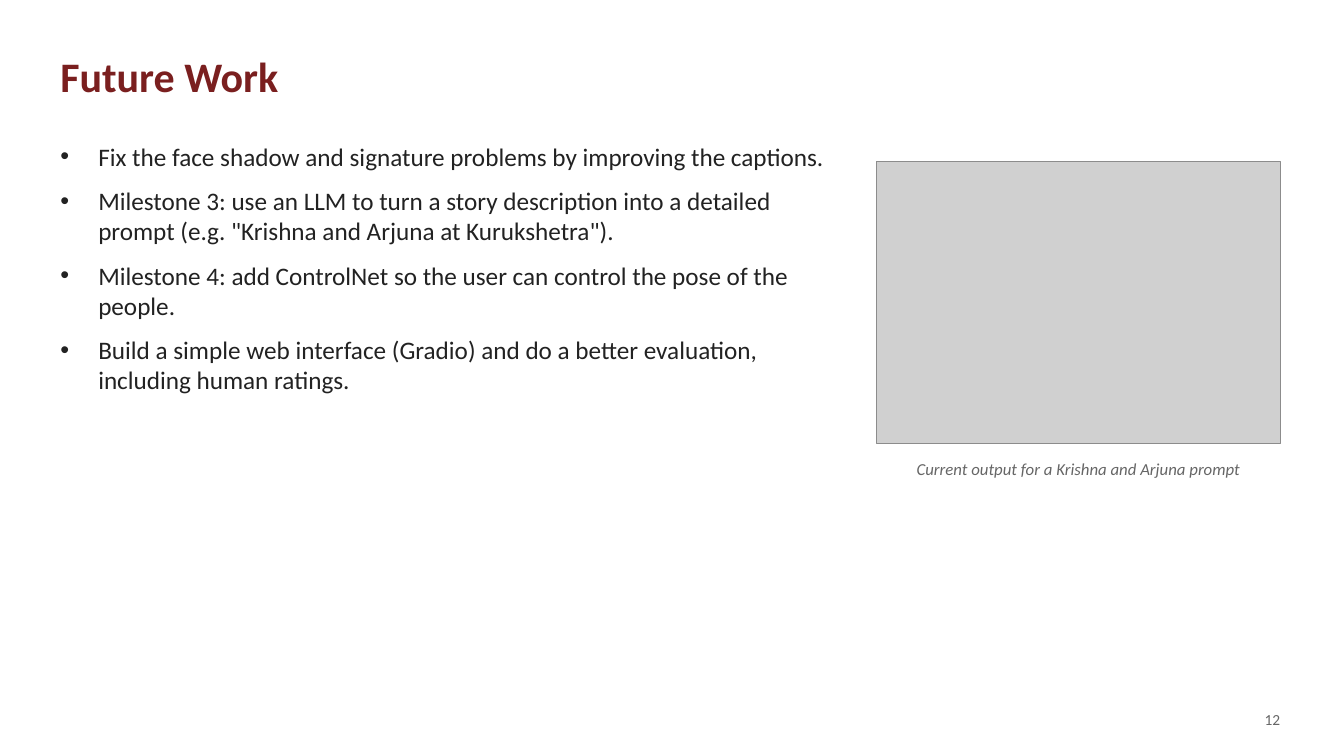
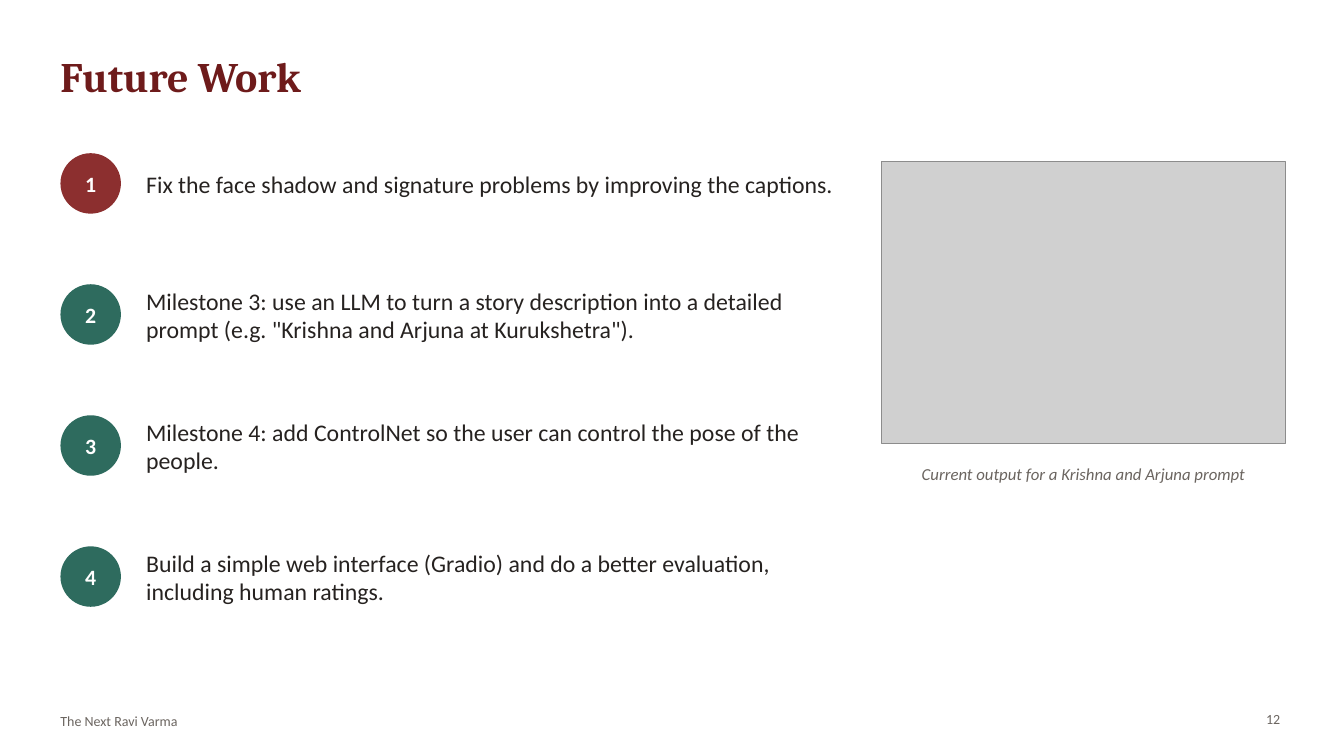
Before and after one commit to f20240684-cmd/the-next-ravi-varma-v2, a slide deck: slide 12 of docs/The_Next_Ravi_Varma_Milestone2_Review.pptx. Drawn at 1344x756 pixels with LibreOffice and Linux fonts; fonts in the diff are those of the drawing; grey boxes stand for pictures. Boxes give left, top, right and bottom in pixels: in the first picture for what was removed or moved away, otherwise in the second. Text is boxed around its words. In the diff, an @@ line names an element or a change of style, - is before the commit and + after.

```diff
--- a/docs/The_Next_Ravi_Varma_Milestone2_Review.pptx
+++ b/docs/The_Next_Ravi_Varma_Milestone2_Review.pptx
@@ title "Future Work" at (x1=60, y1=63, x2=301, y2=93): font Calibri to Cambria, text colour #7A1F1F to #6E1B1B @@
@@ text at (x1=98, y1=148, x2=823, y2=171): paragraph removed @@
-• Fix the face shadow and signature problems by improving the captions.
@@ ellipse added at (x1=60, y1=153, x2=121, y2=214), fill #8C2F2F @@
@@ text added at (x1=85, y1=178, x2=96, y2=192), 15.6 pt, text #FFFFFF, bold @@
+1
@@ text added at (x1=146, y1=176, x2=832, y2=197), 17 pt, text #262220 @@
+Fix the face shadow and signature problems by improving the captions.
@@ picture moved from (x1=877, y1=161, x2=1280, y2=444) to (x1=882, y1=161, x2=1286, y2=444) @@
@@ text at (x1=98, y1=267, x2=787, y2=394): paragraphs removed @@
-• Milestone 4: add ControlNet so the user can control the pose of the people.
-• Build a simple web interface (Gradio) and do a better evaluation, including human ratings.
@@ ellipse added at (x1=60, y1=284, x2=121, y2=345), fill #2E6B5E @@
@@ text "Milestone 3: use an LLM ..." moved from (x1=98, y1=148, x2=823, y2=394) to (x1=146, y1=293, x2=783, y2=342) @@
@@ text "Milestone 3: use an LLM ..." at (x1=146, y1=293, x2=783, y2=342): size 18 to 17 pt, text colour #222222 to #262220; bullet • to none; less space between paragraphs; vertical alignment top to middle @@
@@ text added at (x1=85, y1=308, x2=96, y2=323), 15.6 pt, text #FFFFFF, bold @@
+2
@@ ellipse added at (x1=60, y1=415, x2=121, y2=476), fill #2E6B5E @@
@@ text added at (x1=85, y1=439, x2=96, y2=454), 15.6 pt, text #FFFFFF, bold @@
+3
@@ text added at (x1=146, y1=424, x2=798, y2=473), 17 pt, text #262220 @@
+Milestone 4: add ControlNet so the user can control the pose of the people.
@@ text "Current output for a Krishna ..." at (x1=922, y1=468, x2=1244, y2=483): text colour #666666 to #6B6560 @@
@@ ellipse added at (x1=60, y1=546, x2=121, y2=607), fill #2E6B5E @@
@@ text added at (x1=146, y1=555, x2=769, y2=604), 17 pt, text #262220 @@
+Build a simple web interface (Gradio) and do a better evaluation, including human ratings.
@@ text added at (x1=85, y1=571, x2=96, y2=585), 15.6 pt, text #FFFFFF, bold @@
+4
@@ text added at (x1=60, y1=716, x2=178, y2=726), 10 pt, text #6B6560 @@
+The Next Ravi Varma
@@ page number at (x1=1266, y1=715, x2=1280, y2=724): size 11 to 10 pt, text colour #666666 to #6B6560 @@
```
Also in this commit, not shown: 12 other slides changed, 1 other file.
